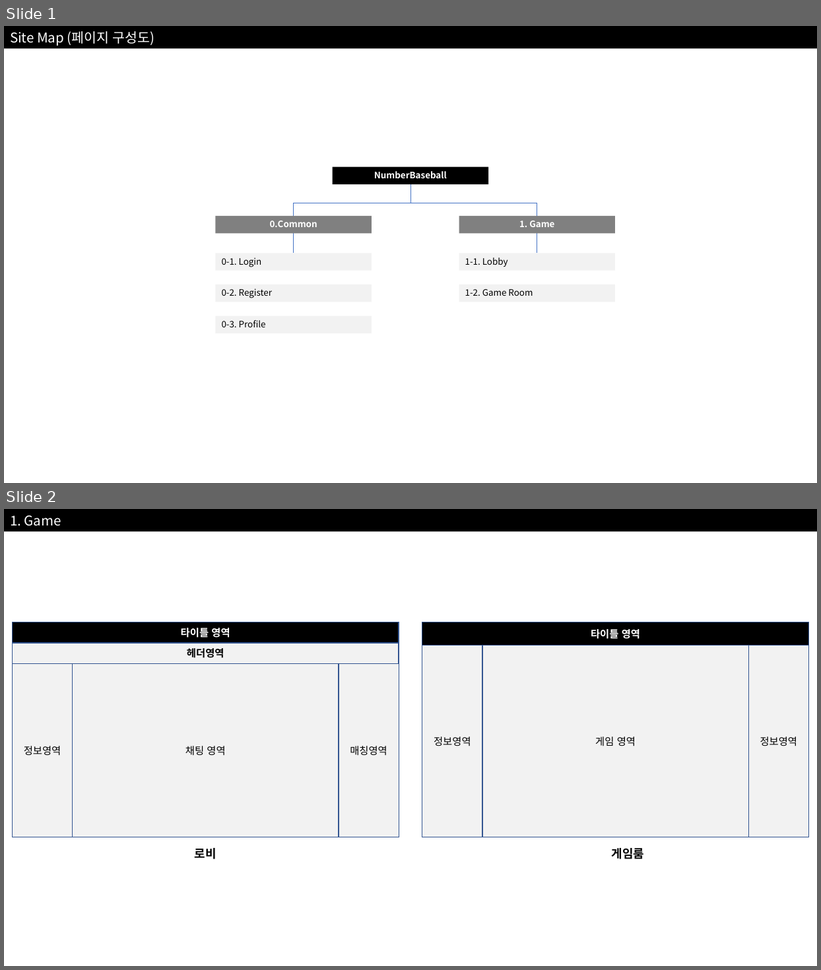
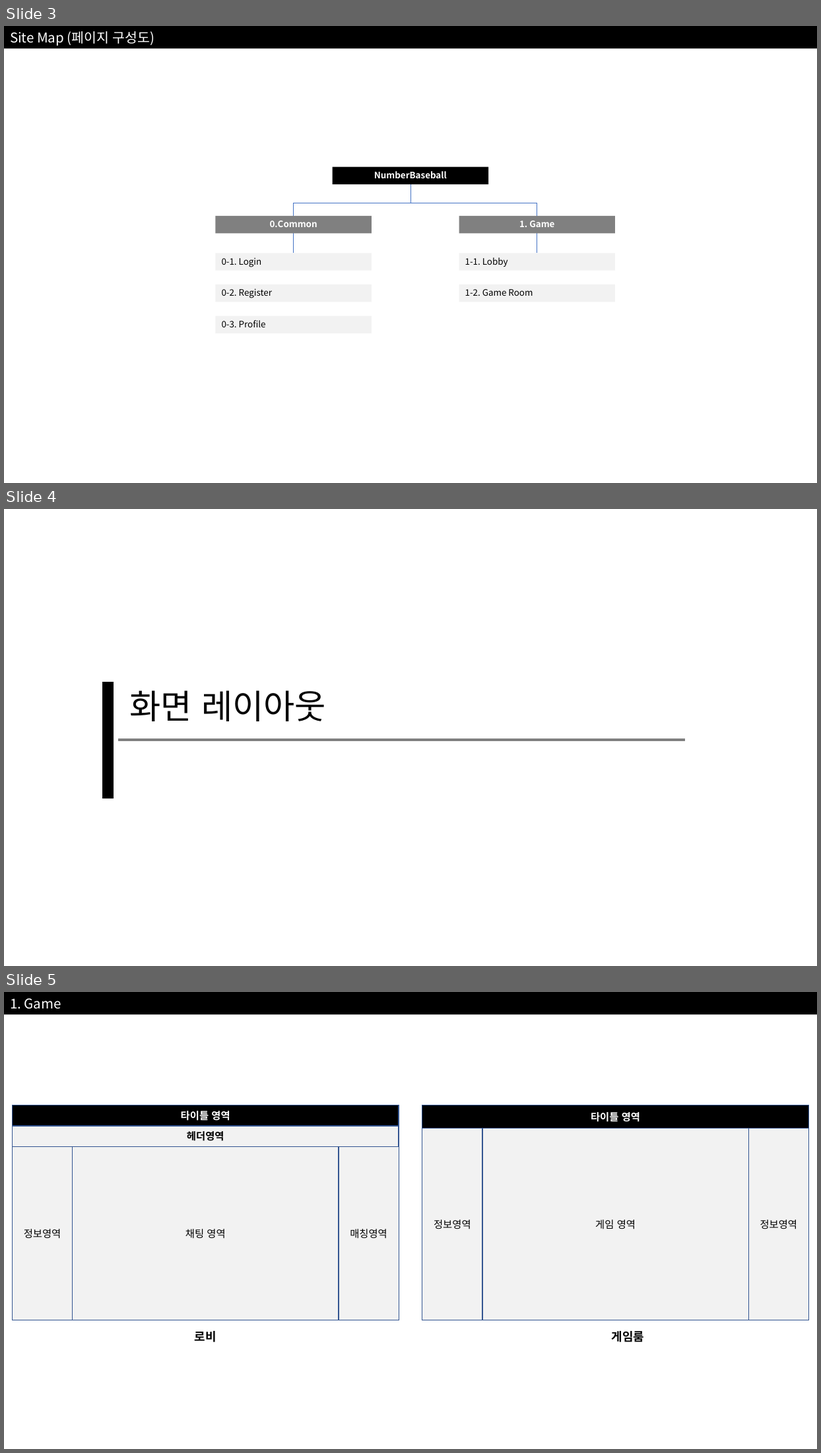
Before and after one commit to Juhan324/JHS-NumberBaseball-with-REST, a slide deck: 웹UI설게서.pptx. Shown one above the other, each under a label of ours: slides 1 and 2 before the commit, slides 3, 4 and 5 after it. The pictures are 821x970 and 821x1453 pixels, drawn with LibreOffice and Linux fonts; fonts in the diff are those of the drawing. Boxes give left, top, right and bottom in pixels: in the first picture for what was removed or moved away, otherwise in the second. Text is boxed around its words. In the diff, an @@ line names an element or a change of style, - is before the commit and + after.

```diff
--- a/웹UI설게서.pptx
+++ b/웹UI설게서.pptx
@@ slide 4 added at box(4, 509, 817, 966), background #FFFFFF @@
@@ rectangle added at box(104, 683, 113, 798), fill #000000, outline #000000 2 pt @@
@@ text added at box(130, 691, 326, 722), 40 pt, text #000000 @@
+화면 레이아웃
@@ line added from (118, 740) to (685, 740), #808080 3 pt @@
@@ what was slide 1 is now slide 3 @@
@@ what was slide 2 is now slide 5 @@
```
Also in this commit, not shown: 3 other slides added.
